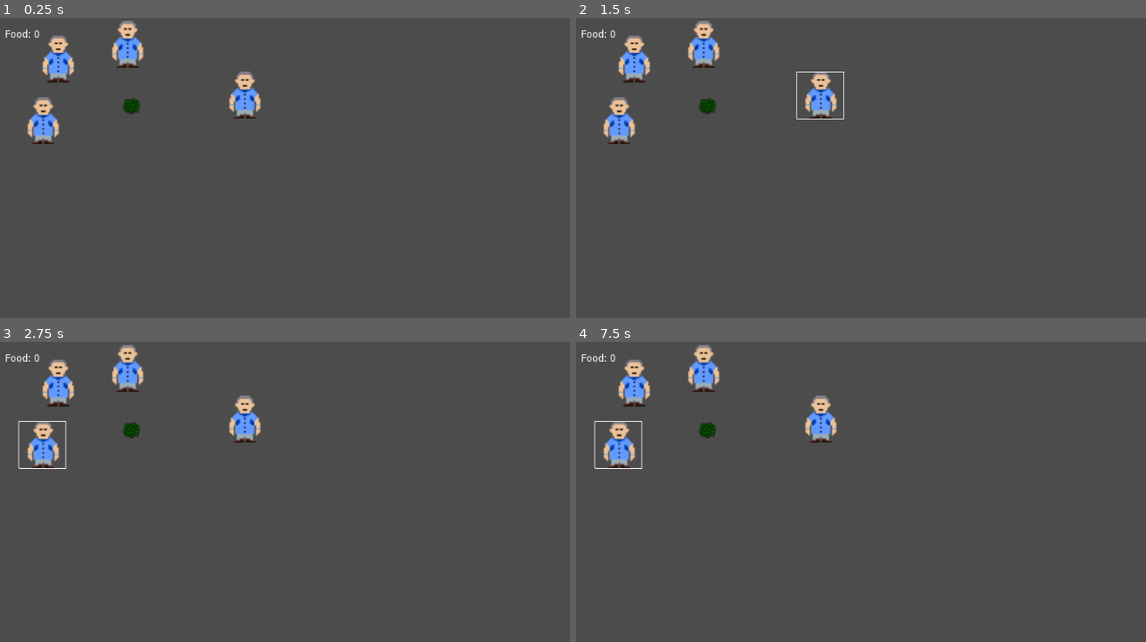
Above: before the commit, frames 1-4 (two rows, left to right).
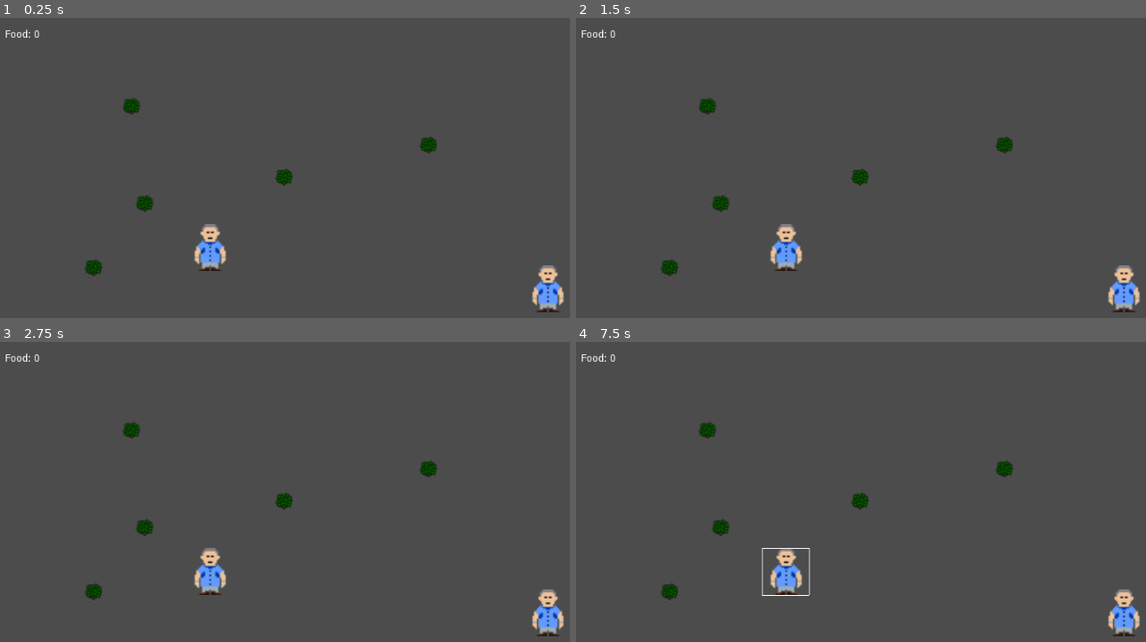
Above: after the commit, the same moments.

Repository: CyrilBos/macaron-simulator-gmtk-2020
Game: Godot game, scene res://Main.tscn
The game is run twice, just before and just after one commit, with the same random seed, the same clock (stepped at 60 frames per second) and the same inputs.
Inputs (mouse positions are in pixels of both pictures, inside the frame that each line leads up to):
- Up to frame 1 (0.25 s): no input
- Up to frame 2 (1.5 s): tap Enter at 0.5 s; move the mouse to (633, 60) at 0.52 s; click (633, 60) at 0.67 s; tap Space at 1.25 s; move the mouse to (821, 96) at 1.27 s; click (821, 96) at 1.42 s
- Up to frame 3 (2.75 s): tap Enter at 2 s; move the mouse to (45, 447) at 2.02 s; click (45, 447) at 2.17 s
- Up to frame 4 (7.5 s): tap Space at 2.75, 4.25 s; move the mouse to (701, 369) at 2.77 s; click (701, 369) at 2.92 s; tap Enter at 3.5 s; move the mouse to (707, 429) at 3.52 s; click (707, 429) at 3.67 s; move the mouse to (946, 363) at 4.27 s; click (946, 363) at 4.42 s; move the mouse to (980, 561) at 5.02 s; click (980, 561) at 5.17 s; move the mouse to (832, 453) at 5.77 s; click (832, 453) at 5.92 s; move the mouse to (1111, 540) at 6.52 s; click (1111, 540) at 6.67 s; move the mouse to (792, 585) at 7.27 s; click (792, 585) at 7.42 s

The runs differ from the first frame. In frame 1, 4.1% of the frame differs, in the area x 4-100%, y 0-99%; in frame 2, 4.2%; in frame 3, 4.3%; in frame 4, 4.4%, in the area x 3-100%, y 0-99%.

Commit message:
sedfdgrhgu

Diff:
--- a/Main.tscn
+++ b/Main.tscn
@@ -9,19 +9,25 @@
 script = ExtResource( 4 )
 
 [node name="Starter" parent="." instance=ExtResource( 1 )]
-position = Vector2( 87.307, 55.559 )
-
-[node name="Starter2" parent="." instance=ExtResource( 1 )]
-position = Vector2( 341.214, 105.449 )
-
-[node name="Starter3" parent="." instance=ExtResource( 1 )]
-position = Vector2( 66.8163, 140.195 )
+position = Vector2( 294.015, 313.237 )
 
 [node name="Starter4" parent="." instance=ExtResource( 1 )]
-position = Vector2( 181.742, 35.9592 )
+position = Vector2( 753.73, 369.147 )
 
 [node name="Bush" parent="." instance=ExtResource( 2 )]
 position = Vector2( 186.474, 118.585 )
+
+[node name="Bush2" parent="." instance=ExtResource( 2 )]
+position = Vector2( 204.433, 251.036 )
+
+[node name="Bush3" parent="." instance=ExtResource( 2 )]
+position = Vector2( 590.56, 171.341 )
+
+[node name="Bush4" parent="." instance=ExtResource( 2 )]
+position = Vector2( 134.841, 338.588 )
+
+[node name="Bush5" parent="." instance=ExtResource( 2 )]
+position = Vector2( 394.129, 215.117 )
 
 [node name="GUI" type="MarginContainer" parent="."]
 margin_right = 1024.0
--- a/src/entity.gd
+++ b/src/entity.gd
@@ -1,3 +1,3 @@
 extends Node
 
-enum Types { RESOURCE, ENEMY }
+enum Types { UNIT, RESOURCE, ENEMY }
--- a/src/objects/bush.gd
+++ b/src/objects/bush.gd
@@ -1,4 +1,4 @@
-extends AnimatedSprite
+extends StaticBody2D
 
 const NaturalResource = preload("natural_resource.gd")
 
@@ -10,6 +10,9 @@
 
 signal harvested
 
+func get_entity_type():
+	return Entity.Types.RESOURCE;
+
 func get_gathered(harvest_speed):
 		resource.reduce_amount(harvest_speed)
 		if resource.is_gathered():
@@ -17,9 +20,6 @@
 			emit_signal("harvested")
 			queue_free()
 
-func get_entity_type():
-	return Entity.Types.RESOURCE;
-
 func _on_StaticBody_input_event(_viewport, event, _shape_idx):
 	if event is InputEventMouseButton and Input.is_mouse_button_pressed(BUTTON_RIGHT):
 		GameManager.target(self)
--- a/src/objects/bush.tscn
+++ b/src/objects/bush.tscn
@@ -2,6 +2,8 @@
 
 [ext_resource path="res://res/Mining and Farming/Environment.png" type="Texture" id=1]
 [ext_resource path="res://src/objects/bush.gd" type="Script" id=2]
+
+[sub_resource type="CircleShape2D" id=3]
 
 [sub_resource type="AtlasTexture" id=1]
 flags = 4
@@ -16,16 +18,14 @@
 "speed": 5.0
 } ]
 
-[sub_resource type="CircleShape2D" id=3]
-
-[node name="AnimatedSprite" type="AnimatedSprite"]
-frames = SubResource( 2 )
+[node name="StaticBody" type="StaticBody2D"]
+input_pickable = true
 script = ExtResource( 2 )
 
-[node name="StaticBody" type="StaticBody2D" parent="."]
-input_pickable = true
-
-[node name="Collider" type="CollisionShape2D" parent="StaticBody"]
+[node name="Collider" type="CollisionShape2D" parent="."]
 position = Vector2( 1.55907, 1.33635 )
 shape = SubResource( 3 )
-[connection signal="input_event" from="StaticBody" to="." method="_on_StaticBody_input_event"]
+
+[node name="AnimatedSprite" type="AnimatedSprite" parent="."]
+frames = SubResource( 2 )
+[connection signal="input_event" from="." to="." method="_on_StaticBody_input_event"]
--- /dev/null
+++ b/src/units/food_detection.gd
@@ -0,0 +1,8 @@
+extends Area2D
+
+signal resource_detected
+
+func _on_FoodDetectionArea_body_entered(body):
+	if body.get_entity_type() == Entity.Types.RESOURCE:
+		print("%s detected resource %s" % [self, body])
+		emit_signal("resource_detected", body)
--- a/src/units/harvest_logic.gd
+++ b/src/units/harvest_logic.gd
@@ -8,14 +8,14 @@
 
 signal gather_ticked
 
-func start_harvesting(resource):
+func start_gathering(resource):
 	to_harvest = resource
 	self.start(harvest_frequency_seconds)
-	resource.connect("harvested", self, "_stop_harvesting")
+	resource.connect("harvested", self, "stop_gathering")
 	harvesting = true
 
 
-func stop_harvesting():
+func stop_gathering():
 	to_harvest = null
 	harvesting = false
 	self.stop()
@@ -24,7 +24,7 @@
 func harvest():
 	if to_harvest == null:
 		print("c pa b1 de harvest 1 truk null")
-		stop_harvesting()
+		stop_gathering()
 
 	if harvesting == false:
 		return
--- a/src/units/unit_selection.gd
+++ b/src/units/unit_selection.gd
@@ -13,7 +13,6 @@
 	update()
 
 func _draw():
-	print(self.get_global_position())
 	if draw_selection_shape:
 		var size = self.frames.get_frame(self.animation, self.frame).get_size()
 		var left_pos = Vector2.ZERO - Vector2(size.x / 2, size.y / 2)
--- a/src/units/worker.gd
+++ b/src/units/worker.gd
@@ -2,8 +2,8 @@
 
 export var selected = false # TODO: handle this
 export var speed = 20.0
-export var targetting_range = 35.0
-export var movement_delta = 5
+export var targetting_range = 50.0
+export var movement_delta = 10
 
 enum State { MOVING, HARVESTING, IDLE } # TODO: Finite State Machine?
 var _current_state = State.IDLE
@@ -11,13 +11,16 @@
 var _movement_target = null
 var _target_node = null
 
+func get_entity_type():
+	return Entity.Types.UNIT
+
 func move_to(position):
 	_target_node = null
 	_movement_target = position
 
 	if _current_state == State.HARVESTING:
 		print("%s moving so stop harvesting" % self)
-		$GatherTimer.stop_harvesting()
+		$GatherTimer.stop_gathering()
 
 	_current_state = State.MOVING
 
@@ -28,6 +31,7 @@
 
 	_target_node = targeted
 	_movement_target = targeted.get_global_position()
+	_current_state = State.MOVING
 	print("worker %s targets " % self.to_string() + _target_node.to_string())
 
 
@@ -58,7 +62,7 @@
 		if _target_node != null:
 			if _is_target_in_range():
 				if _target_node != null and _target_node.get_entity_type() == Entity.Types.RESOURCE and _current_state != State.HARVESTING:
-					$GatherTimer.start_harvesting(_target_node)
+					$GatherTimer.start_gathering(_target_node)
 					_current_state = State.HARVESTING
 
 
@@ -78,3 +82,8 @@
 		print("collector selected " + self.to_string())
 		GameManager.select_unit(self)
 		$AnimatedSprite.draw_selection()
+
+
+func _on_FoodDetectionArea_resource_detected(resource):
+	if _current_state == State.IDLE:
+		target(resource)
--- a/src/units/worker.tscn
+++ b/src/units/worker.tscn
@@ -1,10 +1,11 @@
-[gd_scene load_steps=10 format=2]
+[gd_scene load_steps=12 format=2]
 
 [ext_resource path="res://src/units/harvest_logic.gd" type="Script" id=1]
 [ext_resource path="res://src/units/worker.gd" type="Script" id=2]
 [ext_resource path="res://res/sprites/worker.png" type="Texture" id=3]
 [ext_resource path="res://src/units/unit_selection.gd" type="Script" id=4]
 [ext_resource path="res://src/units/gather_label.gd" type="Script" id=5]
+[ext_resource path="res://src/units/food_detection.gd" type="Script" id=6]
 
 [sub_resource type="AtlasTexture" id=1]
 flags = 4
@@ -62,6 +63,9 @@
 "values": [ true, false ]
 }
 
+[sub_resource type="CircleShape2D" id=5]
+radius = 215.257
+
 [node name="KinematicBody" type="KinematicBody2D"]
 input_pickable = true
 script = ExtResource( 2 )
@@ -96,6 +100,17 @@
 
 [node name="Animation" type="AnimationPlayer" parent="GatherLabel"]
 anims/Slidisappear = SubResource( 4 )
+
+[node name="FoodDetectionArea" type="Area2D" parent="."]
+input_pickable = false
+script = ExtResource( 6 )
+
+[node name="CollisionShape2D" type="CollisionShape2D" parent="FoodDetectionArea"]
+shape = SubResource( 5 )
+disabled = true
 [connection signal="input_event" from="." to="." method="_on_KinematicBody_input_event"]
 [connection signal="gather_ticked" from="GatherTimer" to="GatherLabel" method="_on_GatherTimer_gather_ticked"]
 [connection signal="timeout" from="GatherTimer" to="GatherTimer" method="_on_CollectTimer_timeout"]
+[connection signal="area_entered" from="FoodDetectionArea" to="FoodDetectionArea" method="_on_FoodDetectionArea_area_entered"]
+[connection signal="body_entered" from="FoodDetectionArea" to="FoodDetectionArea" method="_on_FoodDetectionArea_body_entered"]
+[connection signal="resource_detected" from="FoodDetectionArea" to="." method="_on_FoodDetectionArea_resource_detected"]
Not shown, changed: README.md
